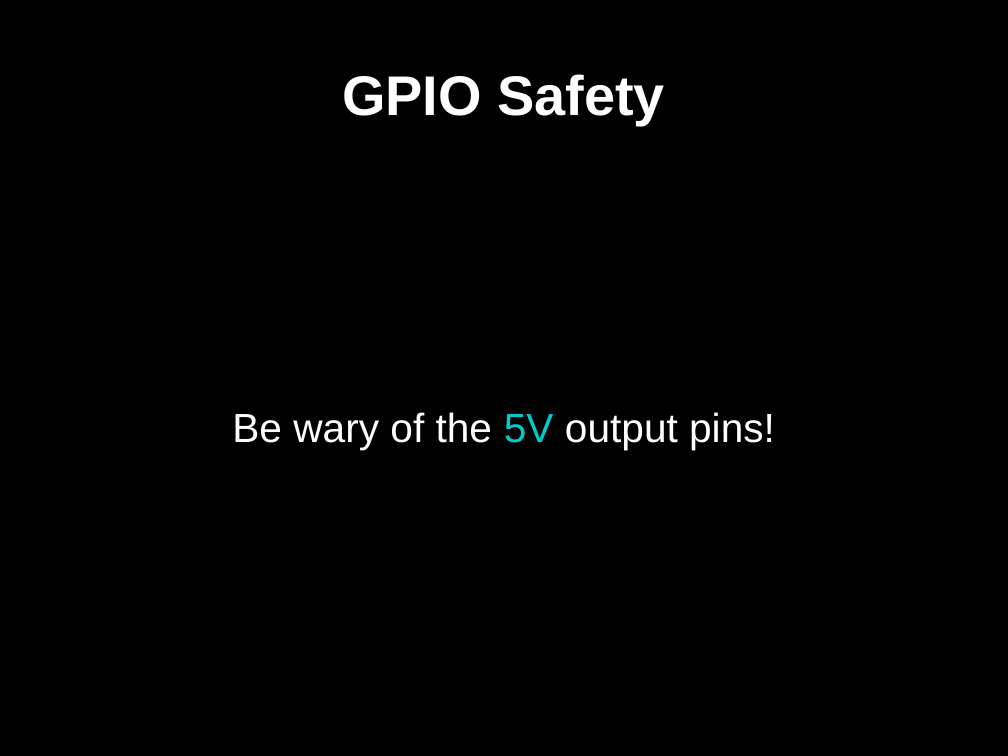
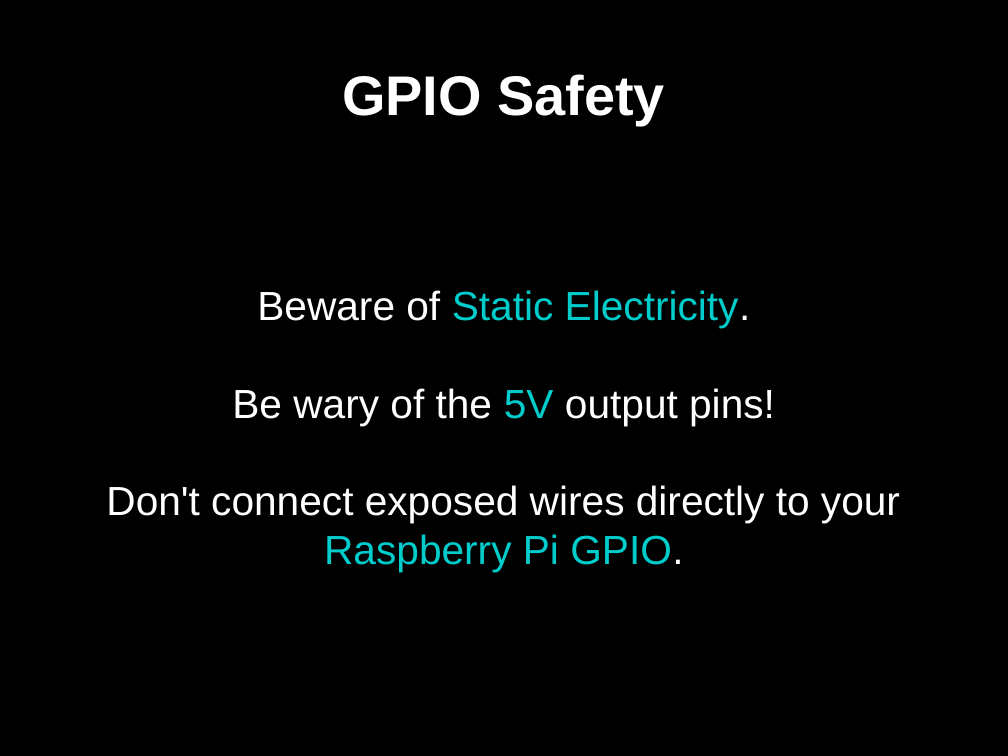
Before and after one commit to gaudeon/rpi_gpio_overview, a slide deck: slide 26 of slides/RPi GPIO Overview.odp (slide 27 before the commit). Drawn at 1008x756 pixels with LibreOffice and Linux fonts; fonts in the diff are those of the drawing. Boxes give left, top, right and bottom in pixels: in the first picture for what was removed or moved away, otherwise in the second. Text is boxed around its words. In the diff, an @@ line names an element or a change of style, - is before the commit and + after.

```diff
--- a/slides/RPi GPIO Overview.odp
+++ b/slides/RPi GPIO Overview.odp
@@ subtitle at box(257, 290, 751, 328): paragraph added @@
+Beware of Static Electricity.
@@ subtitle at box(106, 485, 900, 572): paragraph added @@
+Don't connect exposed wires directly to your Raspberry Pi GPIO.
```
Also in this commit, not shown: 44 other slides changed, 3 slides added, 8 slides removed.
